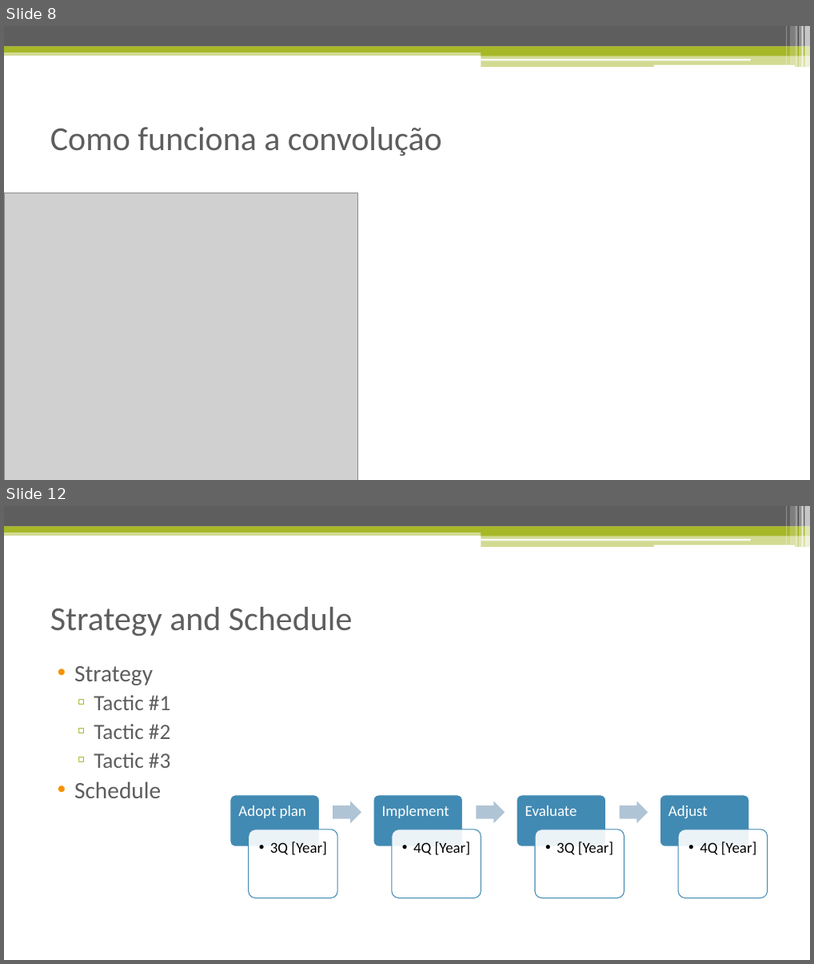
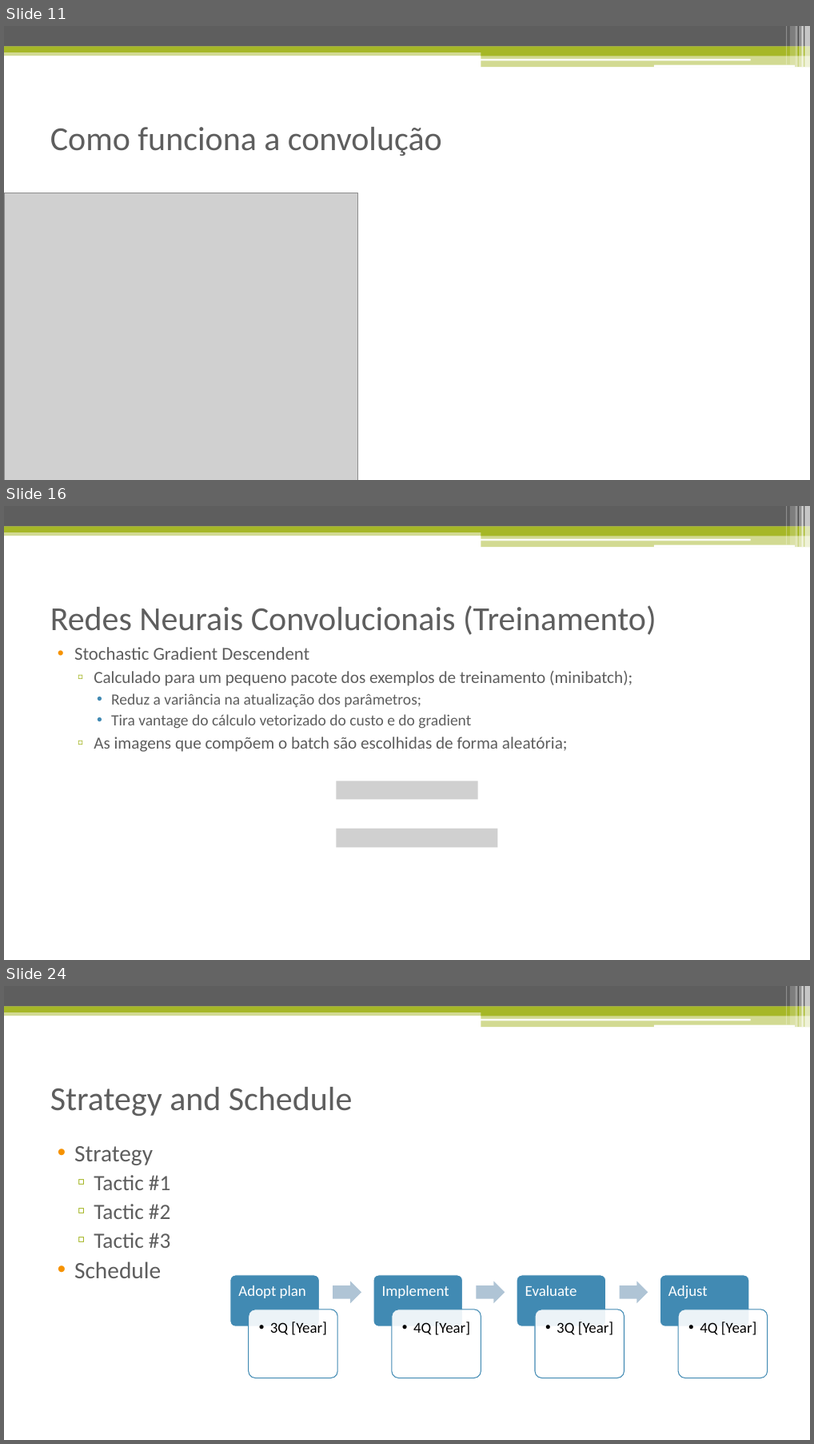
Before and after one commit to isacra/isacradoctoralstuffs, a slide deck: Apresentacoes/Redes Neurais Convolucionais.pptx. Shown one above the other, each under a label of ours: slides 8 and 12 before the commit, slides 11, 16 and 24 after it; the slides between them are not shown. The pictures are 814x964 and 814x1444 pixels, drawn with LibreOffice and Linux fonts; fonts in the diff are those of the drawing; grey boxes stand for pictures. Boxes give left, top, right and bottom in pixels: in the first picture for what was removed or moved away, otherwise in the second. Text is boxed around its words. In the diff, an @@ line names an element or a change of style, - is before the commit and + after.

```diff
--- a/Apresentacoes/Redes Neurais Convolucionais.pptx
+++ b/Apresentacoes/Redes Neurais Convolucionais.pptx
@@ slide 16 added at (x1=4, y1=506, x2=810, y2=960), background #FFFFFF; not listed: 13 template elements that a slide beside it also shows @@
@@ title added at (x1=50, y1=605, x2=657, y2=635), 40 pt, text #5E5E5E @@
+Redes Neurais Convolucionais (Treinamento)
@@ text added at (x1=74, y1=647, x2=633, y2=752), 20.1 pt, text #5E5E5E @@
+• Stochastic Gradient Descendent
+  ▫ Calculado para um pequeno pacote dos exemplos de treinamento (minibatch);
+    • Reduz a variância na atualização dos parâmetros;
+    • Tira vantage do cálculo vetorizado do custo e do gradient
+  ▫ As imagens que compõem o batch são escolhidas de forma aleatória;
@@ picture added at (x1=336, y1=780, x2=478, y2=799) @@
@@ picture added at (x1=336, y1=828, x2=498, y2=847) @@
@@ what was slide 8 is now slide 11 @@
@@ what was slide 12 is now slide 24 @@
```
Also in this commit, not shown: 1 slide changed, 15 other slides added, 8 slides removed.
